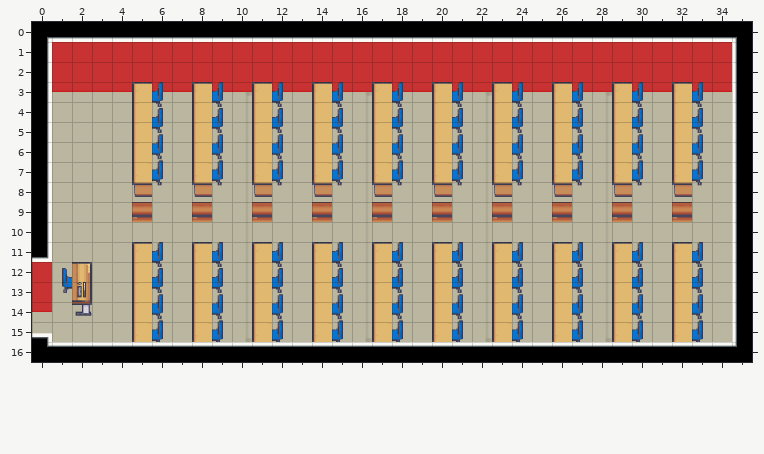
Level history. Tiled map: LCB_Map/data/maps/main_2_hall5.tmx. The picture above was drawn from the file before the commit.
Cells are 64x64 px. Shown: x 0..35, y 0..16.
New version:
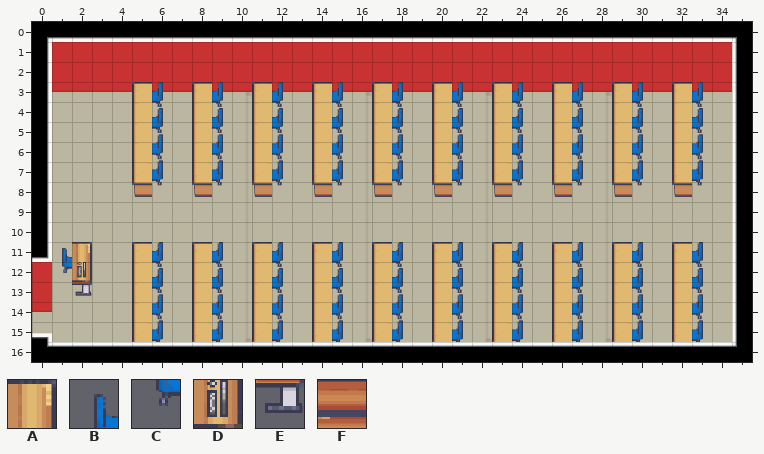
Key: from "LCB_furnishing": A 260, B 262, C 281, D 298, E 317, F 449.
_ is an empty cell, . an unchanged one.
The exact change:
--- layer "Furnishing"
@@ x 5..32 @@
- 9 F..F..F..F..F..F..F..F..F..F
+ 9 _.._.._.._.._.._.._.._.._.._
@@ x 1..2 @@
-11 __
-12 BA
-13 CD
-14 .E
+11 BA
+12 CD
+13 _E
+14 ._
